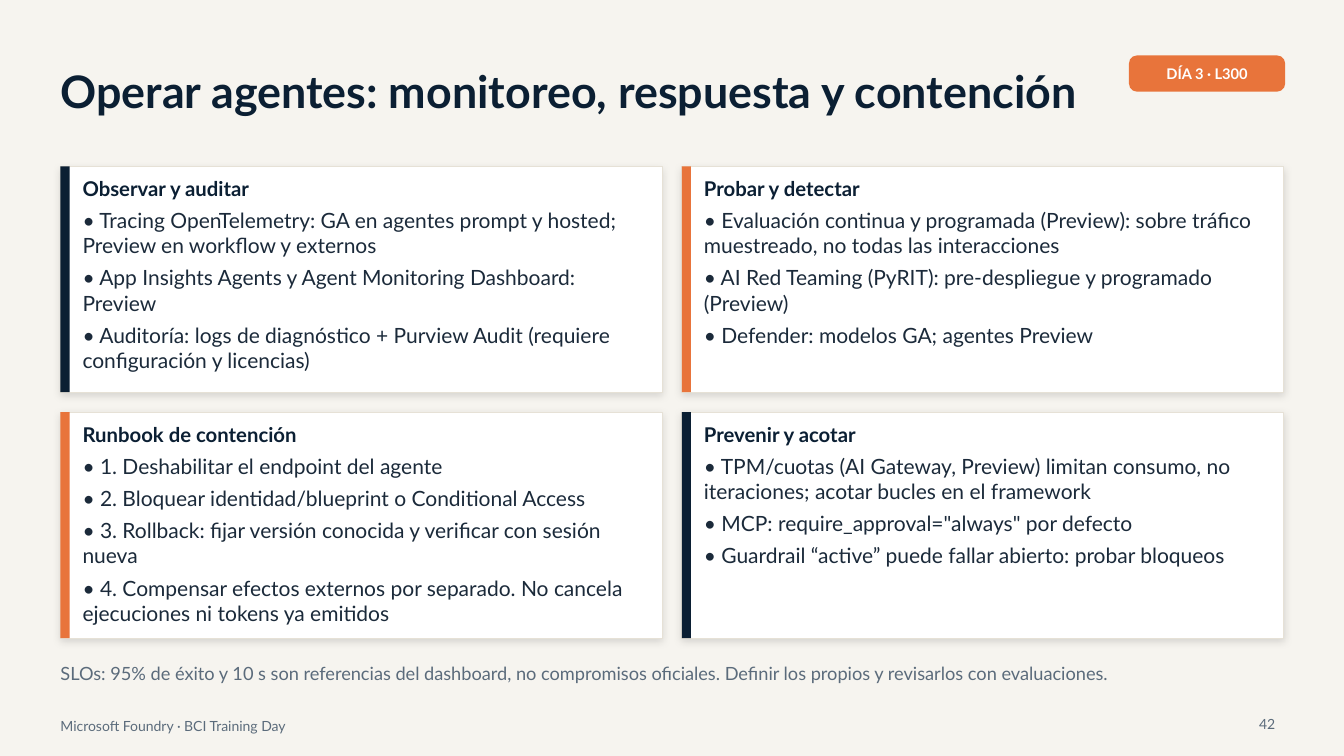
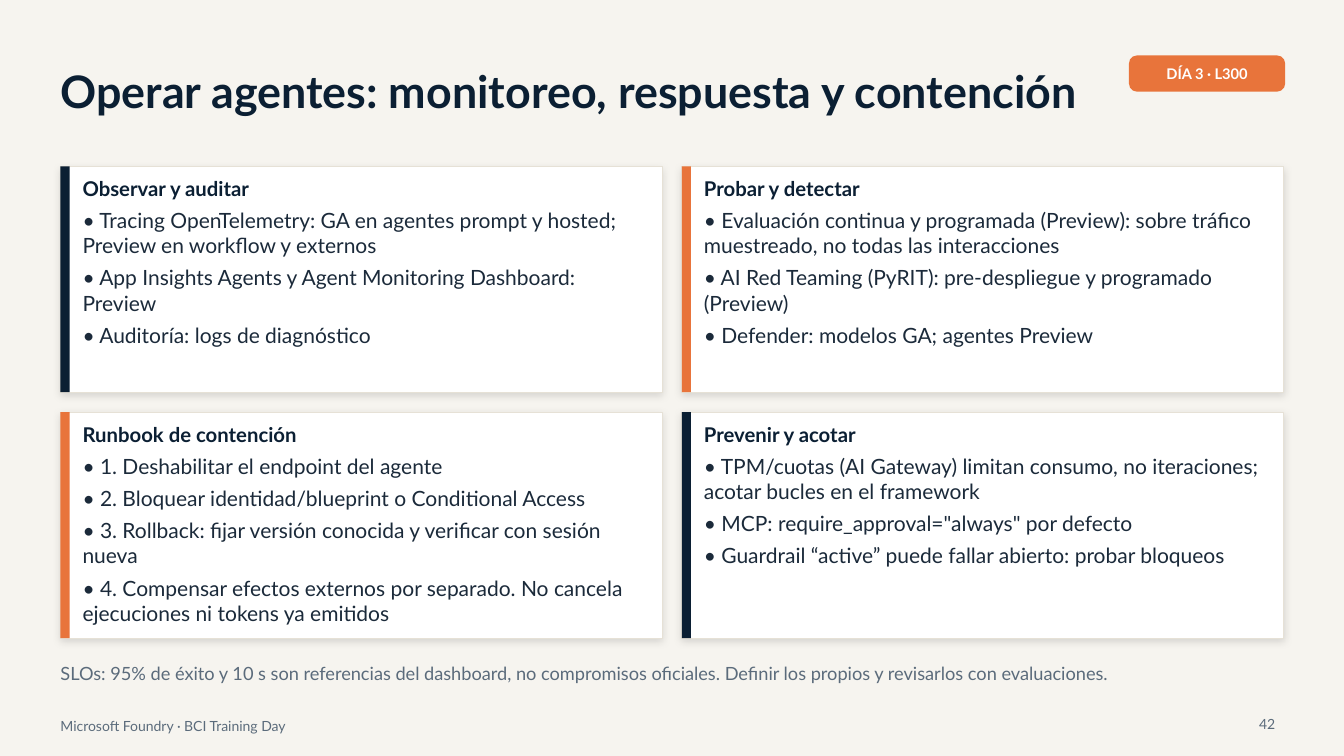
Before and after one commit to valegrajales/bci_workshop, a slide deck: slide 42 of presentaciones/BCI_Foundry_Dia3_L300_Produccion_Gobierno.pptx. Drawn at 1344x756 pixels with LibreOffice and Linux fonts; fonts in the diff are those of the drawing. Boxes give left, top, right and bottom in pixels: in the first picture for what was removed or moved away, otherwise in the second. Text is boxed around its words. In the diff, an @@ line names an element or a change of style, - is before the commit and + after.

```diff
--- a/presentaciones/BCI_Foundry_Dia3_L300_Produccion_Gobierno.pptx
+++ b/presentaciones/BCI_Foundry_Dia3_L300_Produccion_Gobierno.pptx
@@ text at (99,327,371,347): text changed @@
-• Auditoría: logs de diagnóstico + Purview Audit (requiere configuración y licencias)
+• Auditoría: logs de diagnóstico
@@ text at (704,458,1258,499): text changed @@
-• TPM/cuotas (AI Gateway, Preview) limitan consumo, no iteraciones; acotar bucles en el framework
+• TPM/cuotas (AI Gateway) limitan consumo, no iteraciones; acotar bucles en el framework
```
Also in this commit, not shown: 2 other slides changed.
